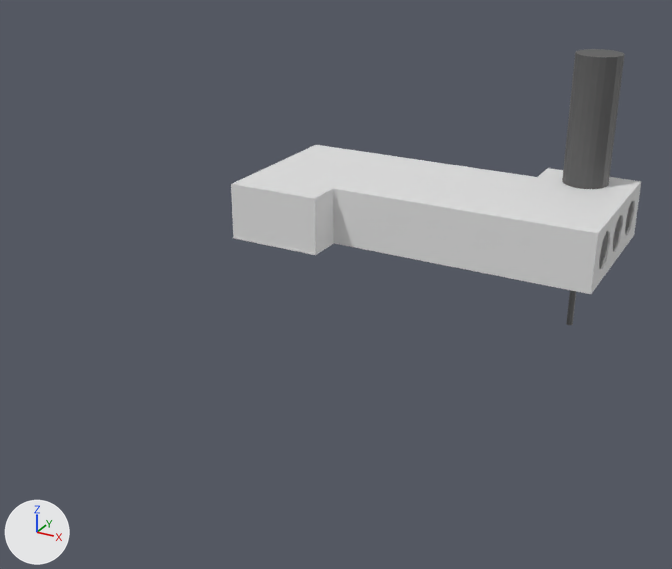
One commit to the Blender file Assets/_Danny/Blend Files/Rooms/Room_2_Locker_Room_Model.blend: the scene before it, then after it.
One viewpoint serves both versions: a 50 mm lens placed at (18.5, -45.0, 18.2), pointed at (-3.8, -4.4, -2.1). The lights are fixed; the arrows at lower left show +X, +Y and +Z.

Objects in the first picture: 'Floor', 'LiftShaft', 'Roof', 'Walls'.
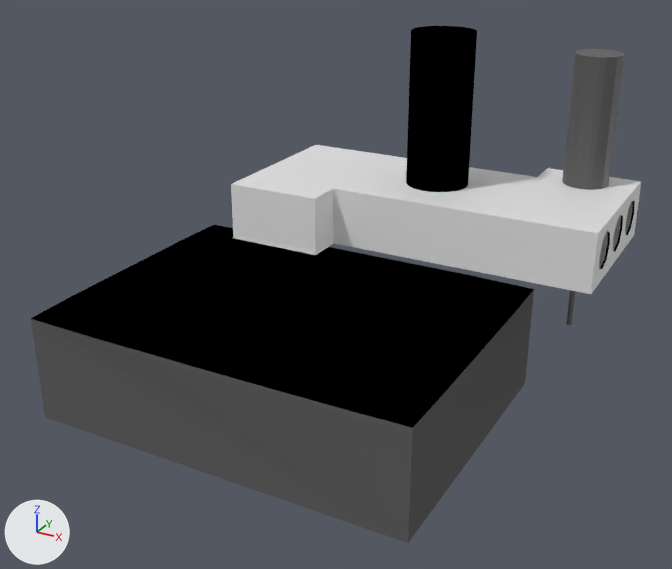
Boxes [x1, y1, x2, y2] around the edits, measured in the pictures (672 x 569 px):
```json
{"object": "Compactor", "change": "added", "after": [31, 225, 534, 543], "on screen": "black", "faces in mat_rubbishchute (black #000000)": [31, 225, 534, 428], "faces in mat_compactorroom (dark grey #636363)": [31, 290, 534, 543]}
{"object": "Roof", "change": "reshaped", "before": [234, 145, 639, 232], "after": [234, 145, 638, 232]}
{"object": "Roof.001", "change": "added", "after": [406, 26, 477, 192], "on screen": "black"}
{"part": 1, "of": "me_plane_008", "change": "added", "after": [334, 156, 537, 215]}
```

Scene script edits in JSON lines:
```json
{"op": "add", "block": "mat_black", "code": ["mat_black = principled_material('Black')", "mat_black.base_color = (0.0, 0.0, 0.0)  # black #000000", "mat_black.specular_ior_level = 0.0"]}
{"op": "add", "block": "mat_compactorroom", "code": ["mat_compactorroom = principled_material('CompactorRoom')", "mat_compactorroom.base_color = (0.124, 0.124, 0.124)  # dark grey #636363", "mat_compactorroom.specular_ior_level = 0.0"]}
{"op": "add", "block": "mat_rubbishchute", "code": ["mat_rubbishchute = principled_material('RubbishChute')", "mat_rubbishchute.base_color = (0.0, 0.0, 0.0)  # black #000000", "mat_rubbishchute.roughness = 1.0", "mat_rubbishchute.specular_ior_level = 0.0"]}
{"block": "me_plane_008", "where": "# used by ob_roof; parent = ob_walls; location = (0.0, 0.0, 0.0)"}
{"op": "remove", "block": "me_plane_008", "code": "me_plane_008.from_pydata(...)  # 146 vertices, 121 faces; spans x -9.5..9.5, y -5.5..5.5, z 2.9..3.0"}
{"op": "add", "block": "me_plane_008", "code": "me_plane_008.from_pydata(...)  # 272 vertices, 226 faces; spans x -9.5..9.5, y -5.5..5.5, z 2.9..3.0"}
{"block": "me_plane_008", "change": "me_plane_008 part 1: 126 vertices added at x -2.0..2.0, y -1.7..3.5, z 2.9..3.0"}
{"op": "add", "block": "me_plane_008", "code": "me_plane_008.materials.append(mat_black)  # black #000000"}
{"op": "add", "block": "me_plane_004", "code": ["me_plane_004 = bpy.data.meshes.new('Plane.004')", "me_plane_004.from_pydata(...)  # 96 vertices, 97 faces; spans x -1.67..1.67, y -1.67..1.67, z 3.0..11.0", "me_plane_004.materials.append(mat_black)  # black #000000"]}
{"op": "add", "block": "me_plane_014", "code": ["me_plane_014 = bpy.data.meshes.new('Plane.014')", "me_plane_014.from_pydata(...)  # 152 vertices, 130 faces; spans x -18.6..4.6, y -12.6..4.8, z -10.5..-0.1", "# faces by material slot: [120, 10]", "me_plane_014.materials.append(mat_rubbishchute)  # black #000000", "me_plane_014.materials.append(mat_compactorroom)  # dark grey #636363"]}
{"op": "add", "block": "ob_roof_001", "code": ["ob_roof_001 = bpy.data.objects.new('Roof.001', me_plane_004)", "ob_roof_001.parent = ob_walls", "ob_roof_001.location = (0.0, 0.0, 0.0)"]}
{"op": "add", "block": "ob_compactor", "code": ["ob_compactor = bpy.data.objects.new('Compactor', me_plane_014)", "ob_compactor.parent = ob_floor", "ob_compactor.location = (0.0, 0.0, 0.0)"]}
```
